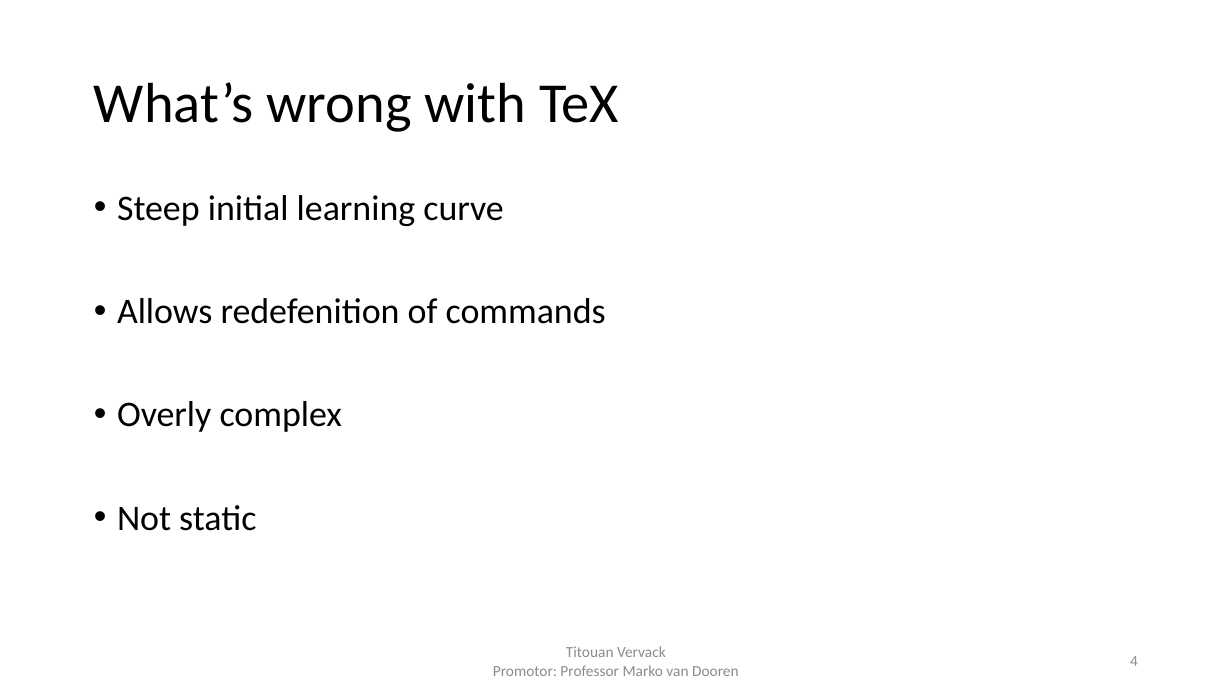
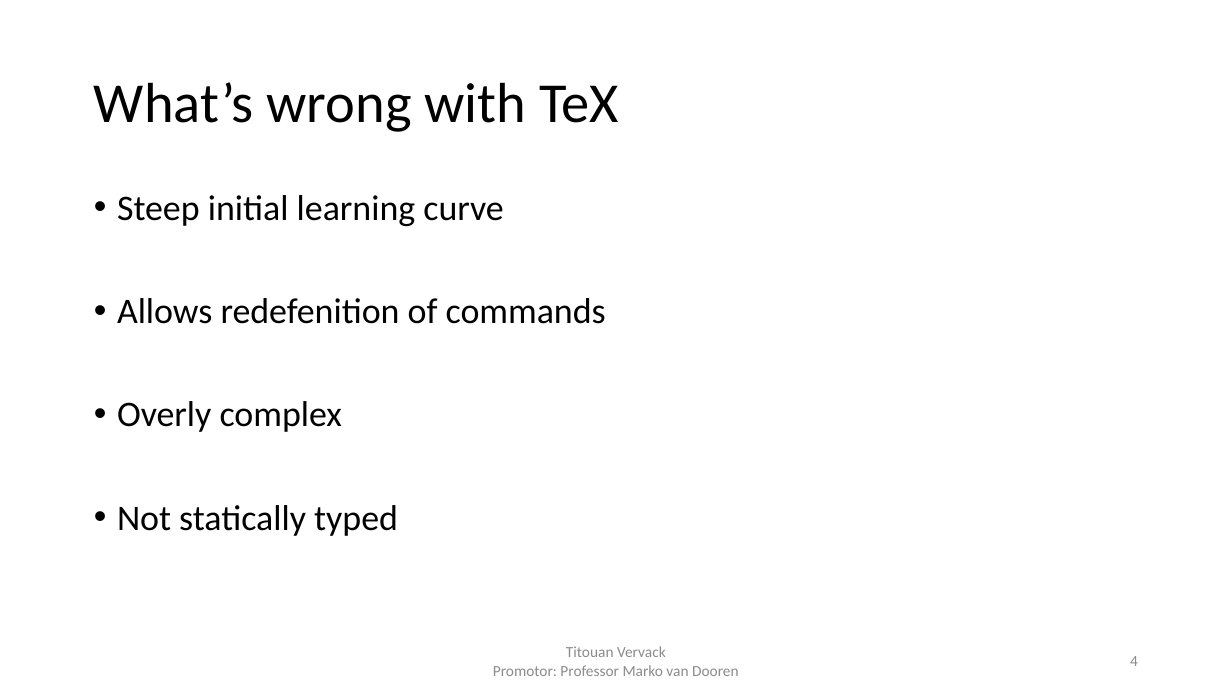
Before and after one commit to FlashYoshi/neio, a slide deck: slide 4 of presentation/Intermediate Presentation.pptx. Drawn at 1232x693 pixels with LibreOffice and Linux fonts; fonts in the diff are those of the drawing. Boxes give left, top, right and bottom in pixels: in the first picture for what was removed or moved away, otherwise in the second. Text is boxed around its words. In the diff, an @@ line names an element or a change of style, - is before the commit and + after.

```diff
--- a/presentation/Intermediate Presentation.pptx
+++ b/presentation/Intermediate Presentation.pptx
@@ text at <box>117,505,398,536</box>: text changed @@
-• Not static
+• Not statically typed
```
Also in this commit, not shown: 12 other slides changed, 1 slide added, 6 other files.
